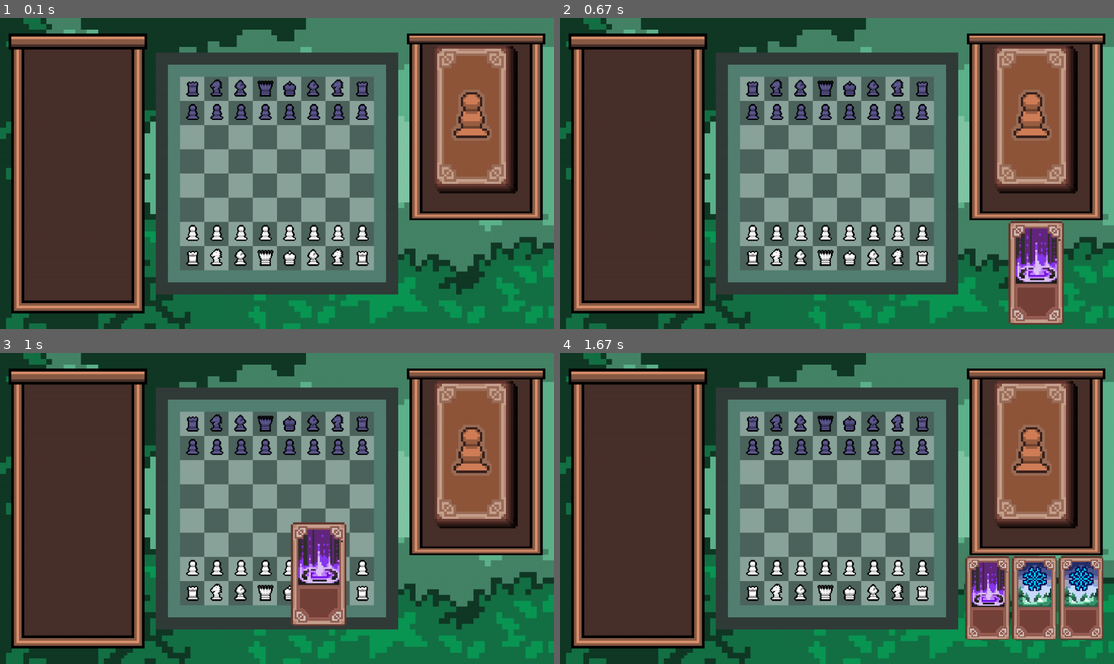
Above: before the commit, frames 1-4 (two rows, left to right).
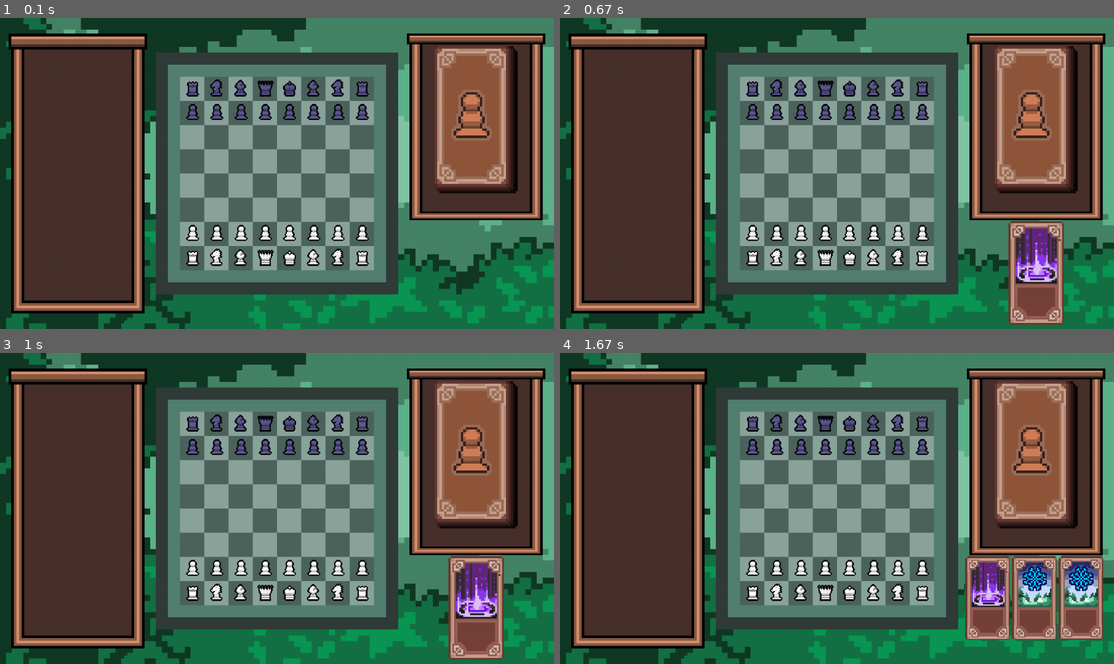
Above: after the commit, the same moments.

Repository: CorentinFinou/Projet-NSI-Chess
Game: pygame game, started from sources/programmes/app.py
Two runs of this game, one before a commit and one after it. Both use one fixed random seed, a clock stepped at 60 frames per second and the inputs below.
Inputs (mouse positions are in pixels of both pictures, inside the frame that each line leads up to):
- Up to frame 1 (0.1 s): no input
- Up to frame 2 (0.67 s): press the mouse at (1036, 120) at 0.37 s; move the mouse to (942, 192) at 0.47 s; release the mouse at (853, 263) at 0.6 s
- Up to frame 3 (1 s): press the mouse at (476, 608) at 0.7 s; move the mouse to (398, 589) at 0.8 s; release the mouse at (315, 573) at 0.93 s
- Up to frame 4 (1.67 s): press the mouse at (1036, 455) at 1.03 s; move the mouse to (981, 458) at 1.13 s; release the mouse at (925, 464) at 1.27 s; press the mouse at (1036, 455) at 1.37 s; move the mouse to (931, 536) at 1.47 s; release the mouse at (825, 620) at 1.6 s

Frames 1-2 are identical in both runs. In frame 3, 6.7% of the frame differs, in the area x 52-91%, y 54-99%; in frame 4, nothing differs.

Commit message:
deux decks différents - fini - correction enlever effet sprite quand piece mangée

Diff:
--- a/sources/programmes/jeu.py
+++ b/sources/programmes/jeu.py
@@ -591,7 +591,8 @@
         spritesCartesGroup = pygame.sprite.Group()
         spritesEffetsGroup = pygame.sprite.Group()
         spritesTextGroup = pygame.sprite.Group()
-        cartes = []
+        cartesBlanches = []
+        cartesNoires = []
         cartesJouées = []
         boutonCartes = Bouton(imageShop, imageShop.get_width()/2-imageBoutonCartes.get_width()/2, imageShop.get_height()/15, imageBoutonCartes, ajouterCarte)
         carteActuelle = None
@@ -607,6 +608,18 @@
                 if case.contenu!=None:
                     case.contenu.affichage(spritesPiecesGroupe)
         while garderOuvert == True:
+            if joueur == 'blanc':
+                for carteN in cartesNoires:
+                    spritesCartesGroup.remove(carteN.sprite)
+                if cartesBlanches != []:
+                    for carteB in cartesBlanches:
+                        spritesCartesGroup.add(carteB.sprite)
+            else:
+                for carteB in cartesBlanches:
+                    spritesCartesGroup.remove(carteB.sprite)
+                if cartesNoires != []:
+                    for carteN in cartesNoires:
+                        spritesCartesGroup.add(carteN.sprite)
             for ligne in plateau1.grille:
                 for case in ligne:
                     if case.contenu:
@@ -637,34 +650,42 @@
                                 print(monnaieBlanc,monnaieNoir)
                                 text = str(monnaieBlanc if joueur == 'blanc' else monnaieNoir)
                                 imgText = consts.police.render(text,True,'white')
-
                     if event.button == 1 :
                         pos = pygame.mouse.get_pos()
                         if boutonCartes.verifier_clic((pos[0]-((fenetrePrincipale.get_size()[0]-imageShop.get_size()[0]-20)),pos[1]-((fenetrePrincipale.get_size()[1]*0.10)//2))) == True:
                             monnaieJoueur = (monnaieBlanc if joueur == 'blanc' else monnaieNoir)
                             if monnaieJoueur>=30:
-                                boutonCartes.action(cartes,spritesCartesGroup,choices(['gel','invocation'],[0.5,0.5])[0])
+                                boutonCartes.action(cartesBlanches if joueur == 'blanc' else cartesNoires,spritesCartesGroup,choices(['gel','invocation'],[0.5,0.5])[0])
                                 monnaieJoueur -= 30
-                        for e in cartes:
+                            if carteActuelle:
+                                carteActuelle.modifierPosition('not valid', False)
+                                carteActuelle.selectionnee = False
+                                carteActuelle = None
+                        for e in (cartesBlanches if joueur == 'blanc' else cartesNoires):
                             if e.sprite.rect.collidepoint(pos):
                                 carteActuelle = e
                                 carteActuelle.selectionnee = True
                 elif event.type == pygame.MOUSEMOTION:
                     if carteActuelle != None:
-                        if cartes != [] and carteActuelle.selectionnee:
+                        if cartesBlanches if joueur == 'blanc' else cartesNoires != [] and carteActuelle.selectionnee:
                             newPos = pygame.mouse.get_pos()
                             carteActuelle.modifierPosition(newPos)
                 elif event.type == pygame.MOUSEBUTTONUP:
                     if carteActuelle:
-                        if cartes != [] and carteActuelle.selectionnee:
+                        if cartesBlanches if joueur == 'blanc' else cartesNoires != [] and carteActuelle.selectionnee:
                             carteActuelle.selectionnee = False
                             carteActuelle.verifierAction(joueur,spritesEffetsGroup,nbrTour)
                             if carteActuelle.jouee == True:
                                 cartesJouées.append(carteActuelle)
-                                centrerCartes(cartes,spritesCartesGroup,False,carteActuelle)
+                                centrerCartes(cartesBlanches if joueur == 'blanc' else cartesNoires,spritesCartesGroup,False,carteActuelle)
+                                carteActuelle = None
+                            else:
+                                carteActuelle.modifierPosition(carteActuelle.origin,False)
+                                carteActuelle.selectionnee = False
                                 carteActuelle = None
             if mat == True:
                 garderOuvert = False
+
 
             #Placement des images de fond
             fenetrePrincipale.blit(imageFondForet, centrer(imageFondForet))
